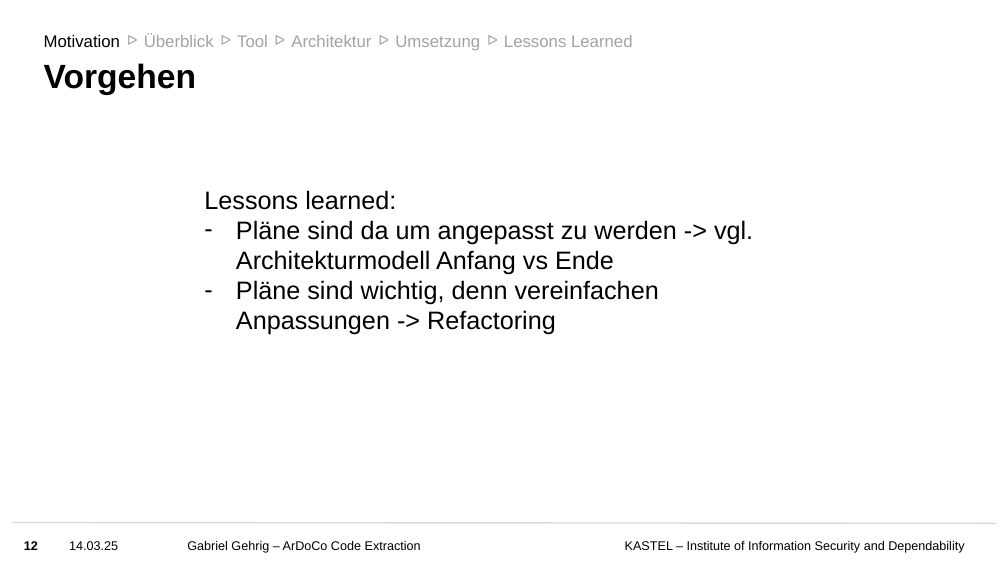
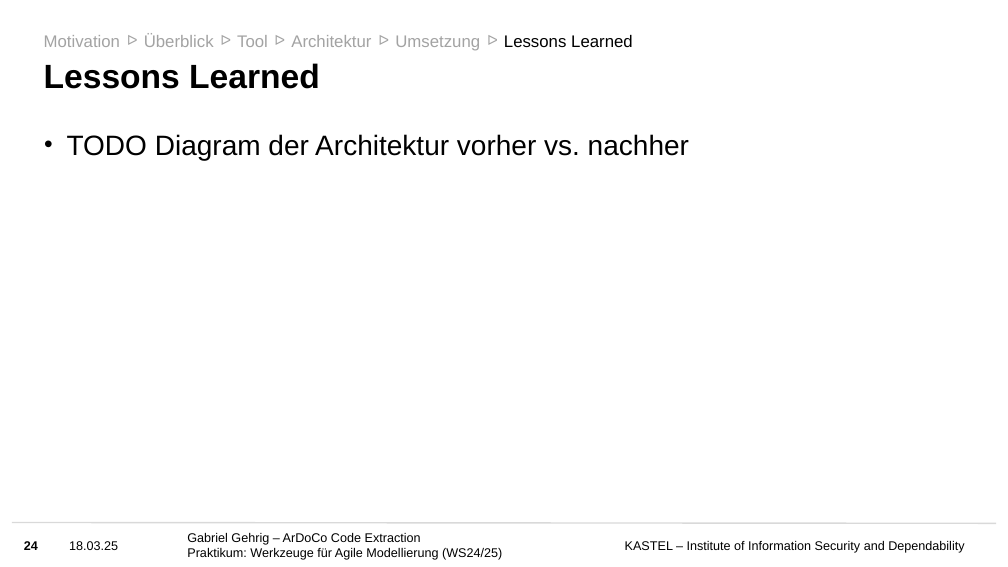
Before and after one commit to ardoco/ardoco, a slide deck: slide 24 of doc/Folien Praktikum ArDoCo.pptx (slide 12 before the commit). Drawn at 1008x567 pixels with LibreOffice and Linux fonts; fonts in the diff are those of the drawing; background and template pictures are left out. Boxes give left, top, right and bottom in pixels: in the first picture for what was removed or moved away, otherwise in the second. Text is boxed around its words. In the diff, an @@ line names an element or a change of style, - is before the commit and + after.

```diff
--- a/doc/Folien Praktikum ArDoCo.pptx
+++ b/doc/Folien Praktikum ArDoCo.pptx
@@ text "Motivation" at (44,35,120,47): text colour #000000 to #A3A3A3 @@
@@ text "Lessons Learned" at (504,35,633,47): text colour #A3A3A3 to #000000 @@
@@ title at (44,63,320,89): text changed @@
-Vorgehen
+Lessons Learned
@@ text added at (67,134,689,160), 20 pt, text #000000 @@
+• TODO Diagram der Architektur vorher vs. nachher
@@ text removed at (204,190,753,335) @@
-Lessons learned:
-– Pläne sind da um angepasst zu werden -> vgl. Architekturmodell Anfang vs Ende
-– Pläne sind wichtig, denn vereinfachen Anpassungen -> Refactoring
@@ page number at (24,541,38,550): text changed @@
-12
+24
@@ text at (69,541,118,550): text changed @@
-14.03.25
+18.03.25
@@ text at (187,548,502,560): paragraph added @@
+Praktikum: Werkzeuge für Agile Modellierung (WS24/25)
```
Also in this commit, not shown: 11 other slides changed, 13 slides added, 11 other files.
